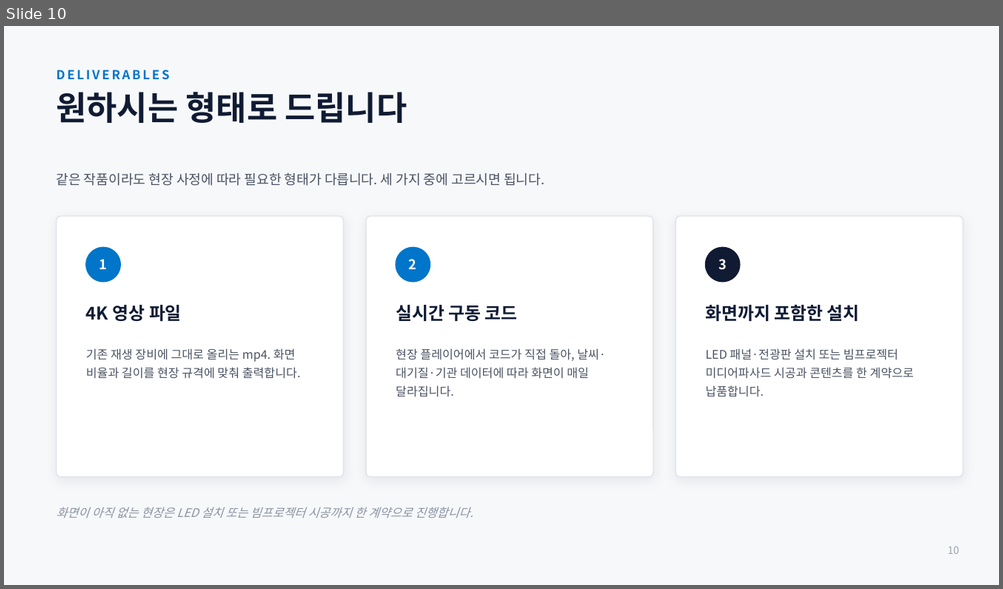
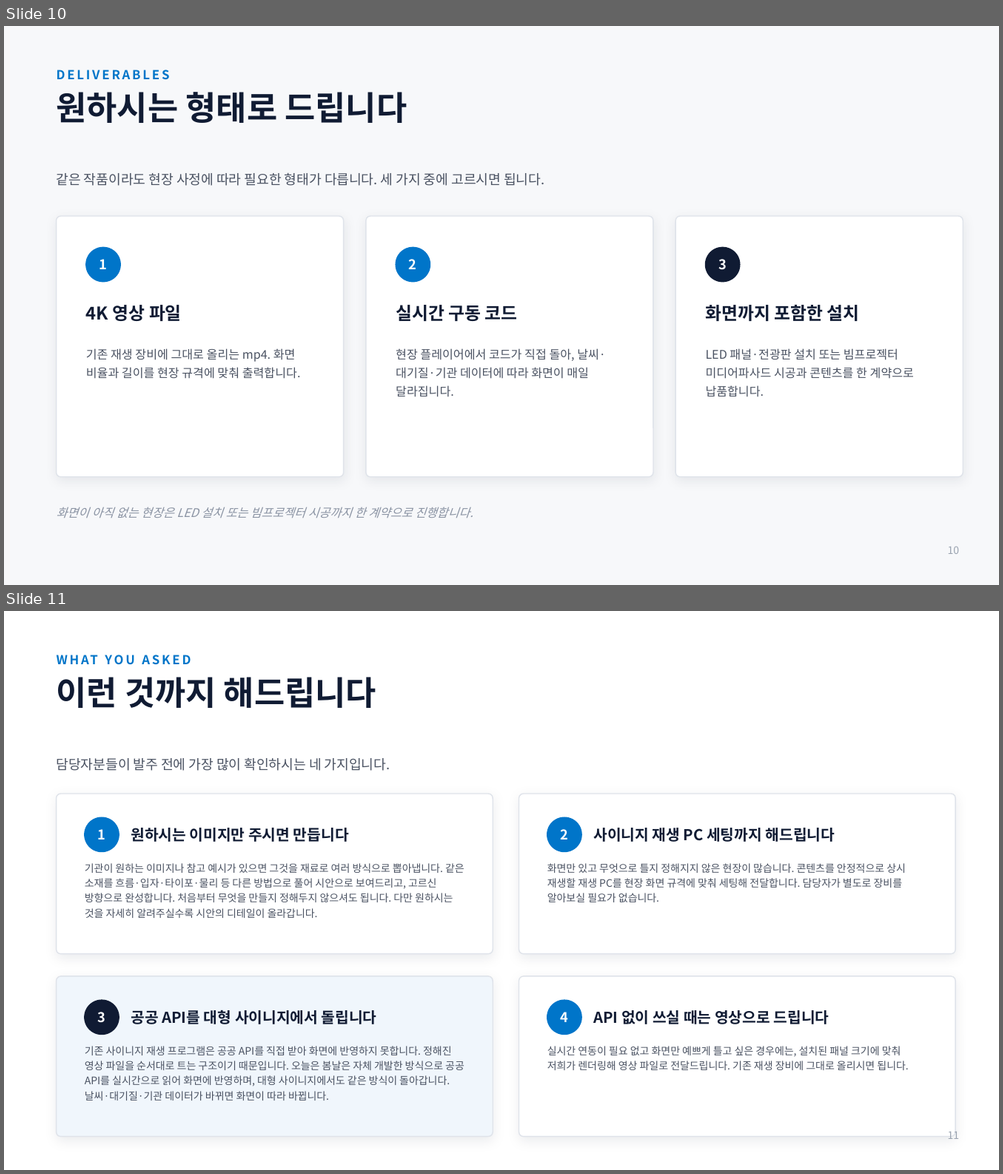
Before and after one commit to bradleyHong/oneul-bomnal, a slide deck: docs/오늘은봄날_회사소개서.pptx. Shown one above the other, each under a label of ours: slide 10 before the commit, slides 10 and 11 after it. The pictures are 1003x589 and 1003x1174 pixels, drawn with LibreOffice and Linux fonts; fonts in the diff are those of the drawing. Boxes give left, top, right and bottom in pixels: in the first picture for what was removed or moved away, otherwise in the second. Text is boxed around its words. In the diff, an @@ line names an element or a change of style, - is before the commit and + after.

```diff
--- a/docs/오늘은봄날_회사소개서.pptx
+++ b/docs/오늘은봄날_회사소개서.pptx
@@ slide 11 added at [4,611,999,1170], background #FFFFFF @@
@@ text added at [57,648,653,671], 12 pt, text #0075C9, bold @@
+WHAT YOU ASKED
@@ text added at [57,677,376,708], 32 pt, text #101B33, bold @@
+이런 것까지 해드립니다
@@ text added at [57,758,390,771], 13 pt, text #4A5262 @@
+담당자분들이 발주 전에 가장 많이 확인하시는 네 가지입니다.
@@ rounded rectangle added at [57,794,492,954], fill #FFFFFF, outline #DFE3EA 1 pt @@
@@ rounded rectangle added at [519,794,956,954], fill #FFFFFF, outline #DFE3EA 1 pt @@
@@ ellipse added at [85,817,119,852], fill #0075C9, outline #0075C9 1 pt @@
@@ text added at [98,829,106,840], 13 pt, text #FFFFFF, bold @@
+1
@@ text added at [131,828,349,842], 14.5 pt, text #101B33, bold @@
+원하시는 이미지만 주시면 만듭니다
@@ ellipse added at [547,817,581,852], fill #0075C9, outline #0075C9 1 pt @@
@@ text added at [560,829,569,840], 13 pt, text #FFFFFF, bold @@
+2
@@ text added at [593,828,835,842], 14.5 pt, text #101B33, bold @@
+사이니지 재생 PC 세팅까지 해드립니다
@@ text added at [85,863,464,918], 10 pt, text #4A5262 @@
+기관이 원하는 이미지나 참고 예시가 있으면 그것을 재료로 여러 방식으로 뽑아냅니다. 같은 소재를 흐름·입자·타이포·물리 등 다른 방법으로 풀어 시안으로 보여드리고, 고르신 방향으로 완성합니다. 처음부터 무엇을 만들지 정해두지 않으셔도 됩니다. 다만 원하시는 것을 자세히 알려주실수록 시안의 디테일이 올라갑니다.
@@ text added at [547,863,905,903], 10 pt, text #4A5262 @@
+화면만 있고 무엇으로 틀지 정해지지 않은 현장이 많습니다. 콘텐츠를 안정적으로 상시 재생할 재생 PC를 현장 화면 규격에 맞춰 세팅해 전달합니다. 담당자가 별도로 장비를 알아보실 필요가 없습니다.
@@ rounded rectangle added at [57,977,492,1137], fill #F0F6FC, outline #DFE3EA 1 pt @@
@@ rounded rectangle added at [519,977,956,1137], fill #FFFFFF, outline #DFE3EA 1 pt @@
@@ ellipse added at [85,1000,119,1035], fill #101B33, outline #101B33 1 pt @@
@@ ellipse added at [547,1000,581,1035], fill #0075C9, outline #0075C9 1 pt @@
@@ text added at [98,1012,106,1023], 13 pt, text #FFFFFF, bold @@
+3
@@ text added at [131,1011,377,1025], 14.5 pt, text #101B33, bold @@
+공공 API를 대형 사이니지에서 돌립니다
@@ text added at [560,1012,569,1022], 13 pt, text #FFFFFF, bold @@
+4
@@ text added at [593,1011,829,1025], 14.5 pt, text #101B33, bold @@
+API 없이 쓰실 때는 영상으로 드립니다
@@ text added at [85,1046,464,1101], 10 pt, text #4A5262 @@
+기존 사이니지 재생 프로그램은 공공 API를 직접 받아 화면에 반영하지 못합니다. 정해진 영상 파일을 순서대로 트는 구조이기 때문입니다. 오늘은 봄날은 자체 개발한 방식으로 공공 API를 실시간으로 읽어 화면에 반영하며, 대형 사이니지에서도 같은 방식이 돌아갑니다. 날씨·대기질·기관 데이터가 바뀌면 화면이 따라 바뀝니다.
@@ text added at [547,1046,908,1071], 10 pt, text #4A5262 @@
+실시간 연동이 필요 없고 화면만 예쁘게 틀고 싶은 경우에는, 설치된 패널 크기에 맞춰 저희가 렌더링해 영상 파일로 전달드립니다. 기존 재생 장비에 그대로 올리시면 됩니다.
@@ text added at [948,1132,959,1139], 10 pt, text #9AA3B0 @@
+11
```
Also in this commit, not shown: 9 slides changed, 1 other file.
